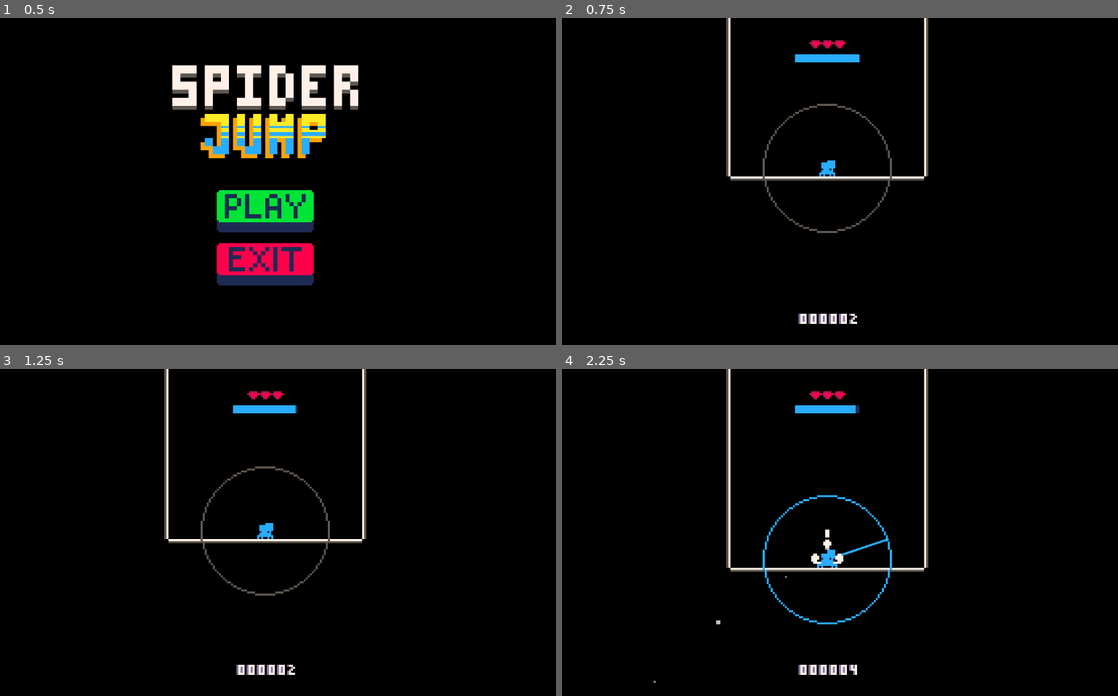
Above: before the commit, frames 1-4 (two rows, left to right).
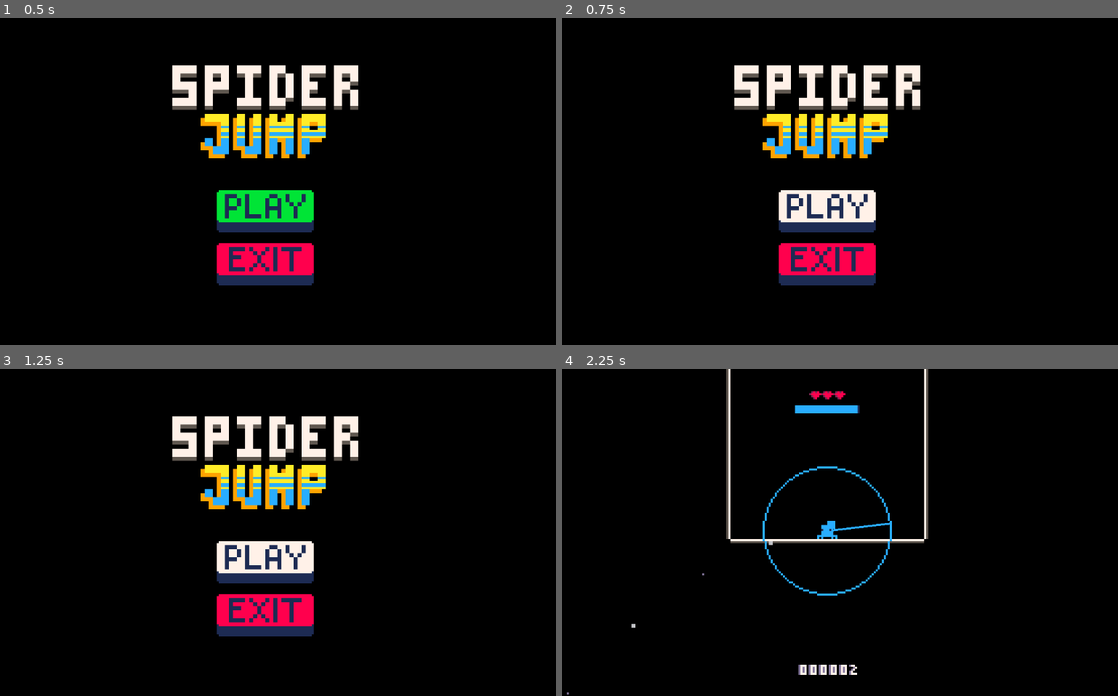
Above: after the commit, the same moments.

Repository: Flamenccio/spider-jump
Game: Godot game, scene res://scenes/main_menu.tscn
The game is run twice, just before and just after one commit, with the same random seed, the same clock (stepped at 60 frames per second) and the same inputs. The engine's default icon, where the game draws it, is replaced by a stand-in: a white triangle on a blue panel in a dark square.
Inputs (mouse positions are in pixels of both pictures, inside the frame that each line leads up to):
- Up to frame 1 (0.5 s): no input
- Up to frame 2 (0.75 s): click (828, 210) at 0.5 s
- Up to frame 3 (1.25 s): no input
- Up to frame 4 (2.25 s): click (828, 561) at 1.27 s; tap Enter at 2 s; move the mouse to (956, 516) at 2.02 s; press the mouse at (956, 516) at 2.03 s; hold D (move_right) from 2.03 s (still down)

Frame 1 is identical in both runs. In frame 2, 12% of the frame differs, in the area x 29-66%, y 0-94%; in frame 3, 12%; in frame 4, 2.5%.

Commit message:
add screen transition effect

Diff:
--- a/scenes/main_menu.tscn
+++ b/scenes/main_menu.tscn
@@ -1,8 +1,10 @@
-[gd_scene load_steps=11 format=3 uid="uid://ive8w8v858du"]
+[gd_scene load_steps=15 format=3 uid="uid://ive8w8v858du"]
 
 [ext_resource type="Script" uid="uid://sfl4mrieo753" path="res://scripts/ui/main_menu.gd" id="1_bqqt6"]
 [ext_resource type="Texture2D" uid="uid://dp2wmxagsoqx3" path="res://sprites/title_screen_elements-Sheet.png" id="1_l6cm7"]
 [ext_resource type="Texture2D" uid="uid://dbs0f2vbqjyh3" path="res://sprites/title_screen_buttons.png" id="2_ekxnf"]
+[ext_resource type="Texture2D" uid="uid://wi6e3alnmqh0" path="res://sprites/main.png" id="4_wu84c"]
+[ext_resource type="Script" uid="uid://cvr6mktnrj5xl" path="res://scripts/ui/screen_transition_sprite.gd" id="6_rtw2f"]
 
 [sub_resource type="AtlasTexture" id="AtlasTexture_rtw2f"]
 atlas = ExtResource("2_ekxnf")
@@ -31,6 +33,12 @@
 [sub_resource type="AtlasTexture" id="AtlasTexture_ekxnf"]
 atlas = ExtResource("1_l6cm7")
 region = Rect2(0, 0, 92, 46)
+
+[sub_resource type="ShaderMaterial" id="ShaderMaterial_8ln24"]
+
+[sub_resource type="AtlasTexture" id="AtlasTexture_jk1qb"]
+atlas = ExtResource("4_wu84c")
+region = Rect2(80, 8, 8, 8)
 
 [node name="MainMenu" type="Control"]
 layout_mode = 3
@@ -104,5 +112,18 @@
 offset_bottom = 220.0
 button_mask = 2
 
+[node name="Black" type="TextureRect" parent="."]
+visible = false
+material = SubResource("ShaderMaterial_8ln24")
+layout_mode = 1
+anchors_preset = 15
+anchor_right = 1.0
+anchor_bottom = 1.0
+grow_horizontal = 2
+grow_vertical = 2
+texture = SubResource("AtlasTexture_jk1qb")
+script = ExtResource("6_rtw2f")
+
 [connection signal="pressed" from="ExitButton" to="." method="_quit_game"]
-[connection signal="pressed" from="PlayButton" to="." method="_load_arcade"]
+[connection signal="pressed" from="PlayButton" to="Black" method="play_enter_animation"]
+[connection signal="transition_animation_finished" from="Black" to="." method="_load_arcade"]
--- /dev/null
+++ b/scripts/ui/screen_transition.gd
@@ -0,0 +1,118 @@
+extends TextureRect
+
+enum TransitionDirection {
+	## Transitions move upward [br]
+	## - Enter from bottom [br]
+	## - Exit to top
+	UP,
+
+	## Transitions move to the right [br]
+	## - Enter from left [br]
+	## - Exit to right
+	RIGHT,
+
+	## Transitions move downward [br]
+	## - Enter from top [br]
+	## - Exit to bottom
+	DOWN,
+
+	## Transitions move to the left [br]
+	## - Enter from right [br]
+	## - Exit to left
+	LEFT,
+}
+
+const _MIN_TRANSITION_SPEED = 1.0
+const _MAX_TRANSITION_SPEED = 100.0
+
+var _animation_active := false
+var _animation_action: Callable
+var _animation_timer: Timer = Timer.new()
+
+@export_range(_MIN_TRANSITION_SPEED, _MAX_TRANSITION_SPEED) var _animation_speed: float
+@export var _enter_animation := TransitionDirection.UP
+@export var _exit_animation := TransitionDirection.UP
+
+func _ready() -> void:
+	_animation_timer.autostart = false
+	_animation_timer.one_shot = true
+	_animation_timer.timeout.connect(_stop_animation)
+	add_child(_animation_timer)
+
+
+func play_enter_animation() -> void:
+
+	if not _assert_animation():
+		return
+
+	_play_enter_animation(_enter_animation)
+
+
+func play_exit_animation() -> void:
+
+	if not _assert_animation():
+		return
+
+	_play_exit_animation(_exit_animation)
+
+
+func _assert_animation() -> bool:
+
+	if _animation_active:
+		return false
+
+	_animation_active = true
+	return true
+
+
+func _play_enter_animation(transition_direction: TransitionDirection) -> void:
+	match transition_direction:
+		TransitionDirection.UP:
+			pass
+		TransitionDirection.RIGHT:
+			pass
+		TransitionDirection.DOWN:
+			pass
+		TransitionDirection.LEFT:
+			pass
+
+
+func _play_exit_animation(transition_direction: TransitionDirection) -> void:
+	match transition_direction:
+		TransitionDirection.UP:
+			pass
+		TransitionDirection.RIGHT:
+			pass
+		TransitionDirection.DOWN:
+			pass
+		TransitionDirection.LEFT:
+			pass
+
+
+func _build_animation_callable(is_enter: bool, transition_direction: TransitionDirection) -> Callable:
+	var direction_multiplier = 1.0 if is_enter else -1.0
+	var travel_vector = _get_travel_vector(transition_direction)
+	var speed = _animation_speed
+	return func(delta: float) -> void:
+		global_position += travel_vector * speed * delta * direction_multiplier
+
+
+func _get_travel_vector(transition_direction: TransitionDirection) -> Vector2:
+
+	match transition_direction:
+		TransitionDirection.UP:
+			return Vector2.UP
+		TransitionDirection.RIGHT:
+			return Vector2.RIGHT
+		TransitionDirection.DOWN:
+			return Vector2.DOWN
+		TransitionDirection.LEFT:
+			return Vector2.LEFT
+		_:
+			return Vector2.ZERO
+
+
+func _stop_animation() -> void:
+	global_position = Vector2.ZERO
+	_animation_active = false
+	_animation_action = func(): return
--- /dev/null
+++ b/scripts/ui/screen_transition_sprite.gd
@@ -0,0 +1,50 @@
+extends TextureRect
+
+signal transition_animation_finished()
+
+const _ENTER_SHADER = "uid://drs3pnqjbawq8"
+const _START_TIME_PARAMETER = "start_time"
+const _DIRECTION_PARAMETER = "direction"
+const _TRANSITION_TIME = 1.0
+
+var _shader_timer := Timer.new()
+var _animation_active := false
+
+func _ready() -> void:
+	_shader_timer.autostart = false
+	_shader_timer.one_shot = true
+
+	# Remove shader when the shader timer times out
+	_shader_timer.timeout.connect(func():
+		print("done")
+		material.shader = null
+		_animation_active = false
+		transition_animation_finished.emit()
+	)
+	add_child(_shader_timer)
+
+
+func play_enter_animation() -> void:
+	if _animation_active:
+		return
+	_animation_active = true
+	show()
+	var current_time := Time.get_ticks_msec() / 1000.0
+	material.shader = load(_ENTER_SHADER)
+	material.set_shader_parameter(_DIRECTION_PARAMETER, 1)
+	material.set_shader_parameter(_START_TIME_PARAMETER, current_time)
+	_shader_timer.start(_TRANSITION_TIME)
+
+
+func play_exit_animation() -> void:
+	if _animation_active:
+		return
+	_animation_active = true
+	show()
+	_shader_timer.timeout.connect(func():
+		hide(), ConnectFlags.CONNECT_ONE_SHOT)
+	var current_time := Time.get_ticks_msec() / 1000.0
+	material.shader = load(_ENTER_SHADER)
+	material.set_shader_parameter(_DIRECTION_PARAMETER, -1)
+	material.set_shader_parameter(_START_TIME_PARAMETER, current_time)
+	_shader_timer.start(_TRANSITION_TIME)
--- /dev/null
+++ b/shaders/screen_transition_enter.gdshader
@@ -0,0 +1,29 @@
+shader_type canvas_item;
+
+const float fill_time_seconds = 2.0;
+const float pixel_factor = 128.0;
+
+// set by gd scripts
+uniform float start_time = 0.0;
+uniform int direction = 1;
+
+void fragment() {
+
+	float progress = (TIME - start_time) / fill_time_seconds;
+	progress = clamp(progress, 0.0, 1.0);
+	vec4 base_color = texture(TEXTURE, UV);
+
+	if (direction == 1 && UV.y > progress) {
+		COLOR = vec4(base_color.r, base_color.g, base_color.b, 0.0);
+	}
+	else if (direction == 1) {
+		COLOR = base_color;
+	}
+
+	if (direction == -1 && UV.y < progress) {
+		COLOR = vec4(base_color.r, base_color.g, base_color.b, 0.0);
+	}
+	else if (direction == -1) {
+		COLOR = base_color;
+	}
+}
Not shown, added: scripts/ui/screen_transition.gd.uid
Not shown, added: scripts/ui/screen_transition_sprite.gd.uid
Not shown, added: shaders/screen_transition_enter.gdshader.uid
